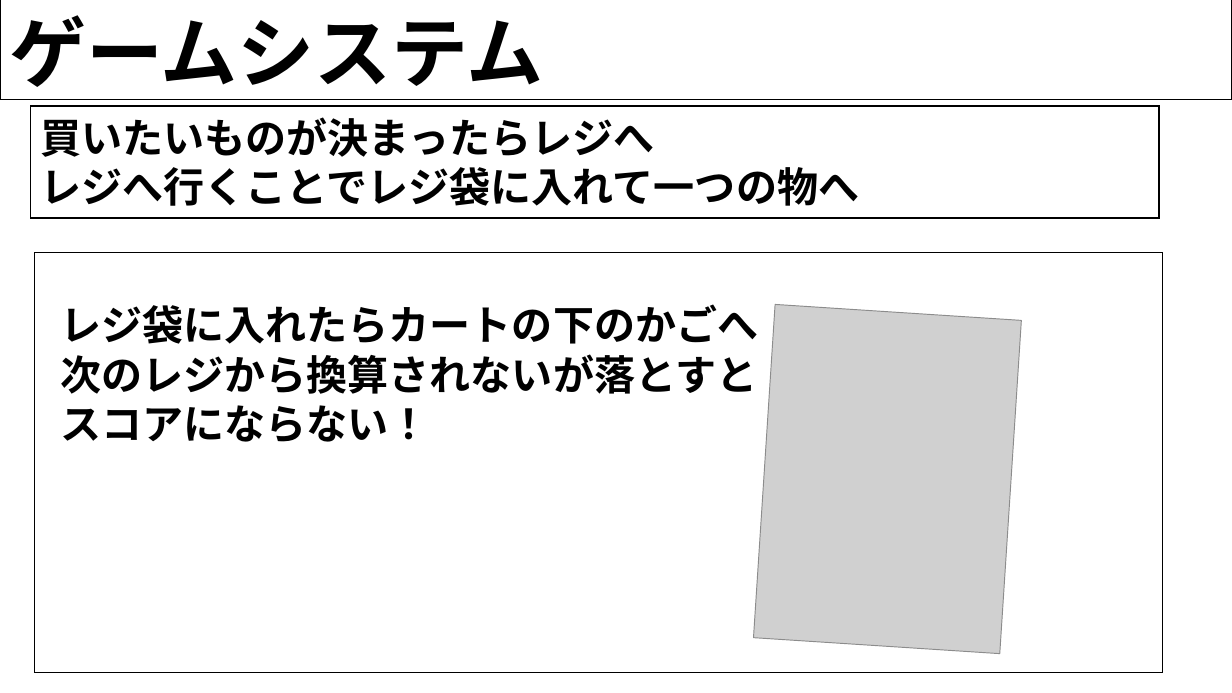
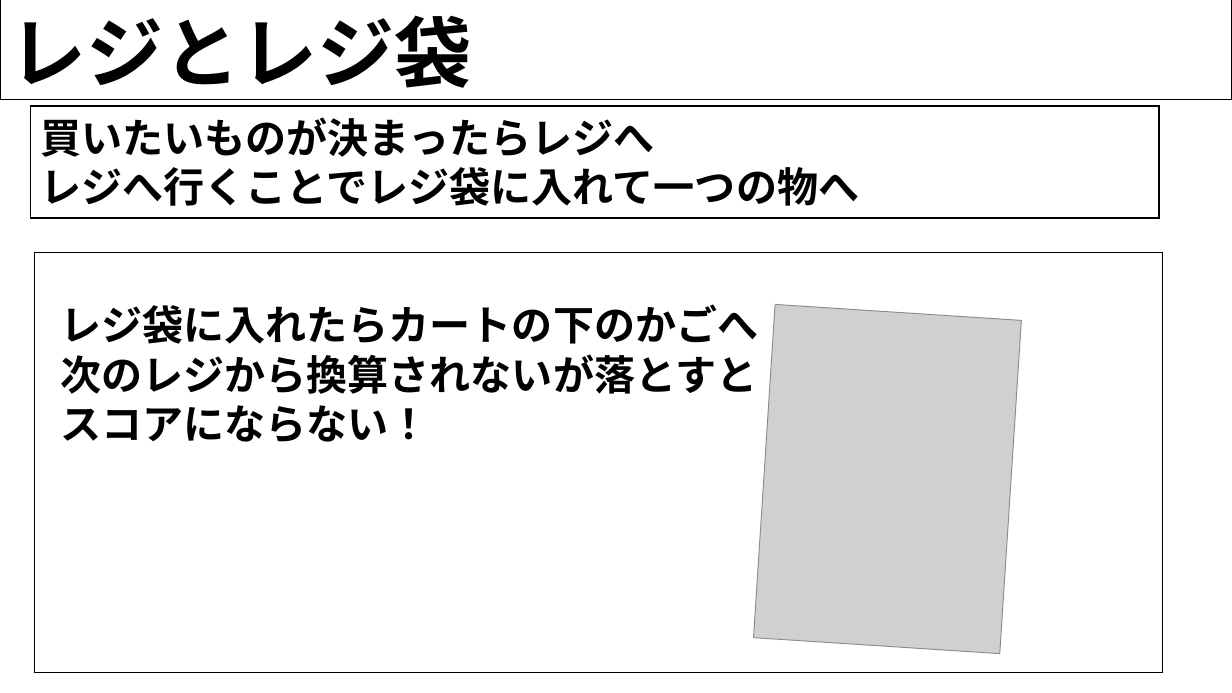
Before and after one commit to H29LatterPeriodTeam07/team07, a slide deck: slide 13 of 後期企画書/ショッピングカート.pptx (slide 10 before the commit). Drawn at 1232x693 pixels with LibreOffice and Linux fonts; fonts in the diff are those of the drawing; grey boxes stand for pictures; background and template pictures are left out. Boxes give left, top, right and bottom in pixels: in the first picture for what was removed or moved away, otherwise in the second. Text is boxed around its words. In the diff, an @@ line names an element or a change of style, - is before the commit and + after.

```diff
--- a/後期企画書/ショッピングカート.pptx
+++ b/後期企画書/ショッピングカート.pptx
@@ text at box(9, 15, 471, 100): text changed @@
-ゲームシステム
+レジとレジ袋
```
Also in this commit, not shown: 7 other slides changed, 4 other files.
